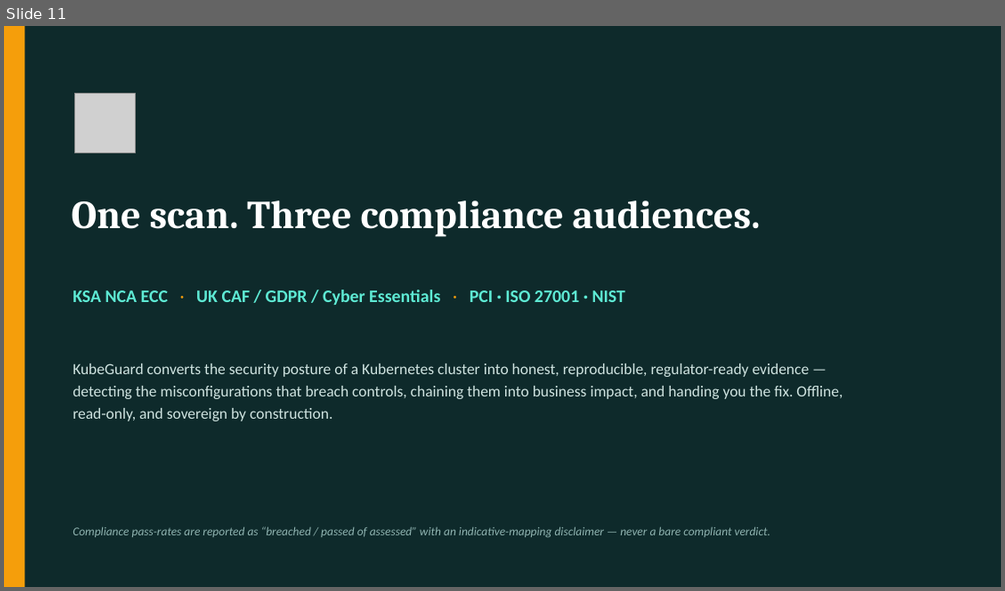
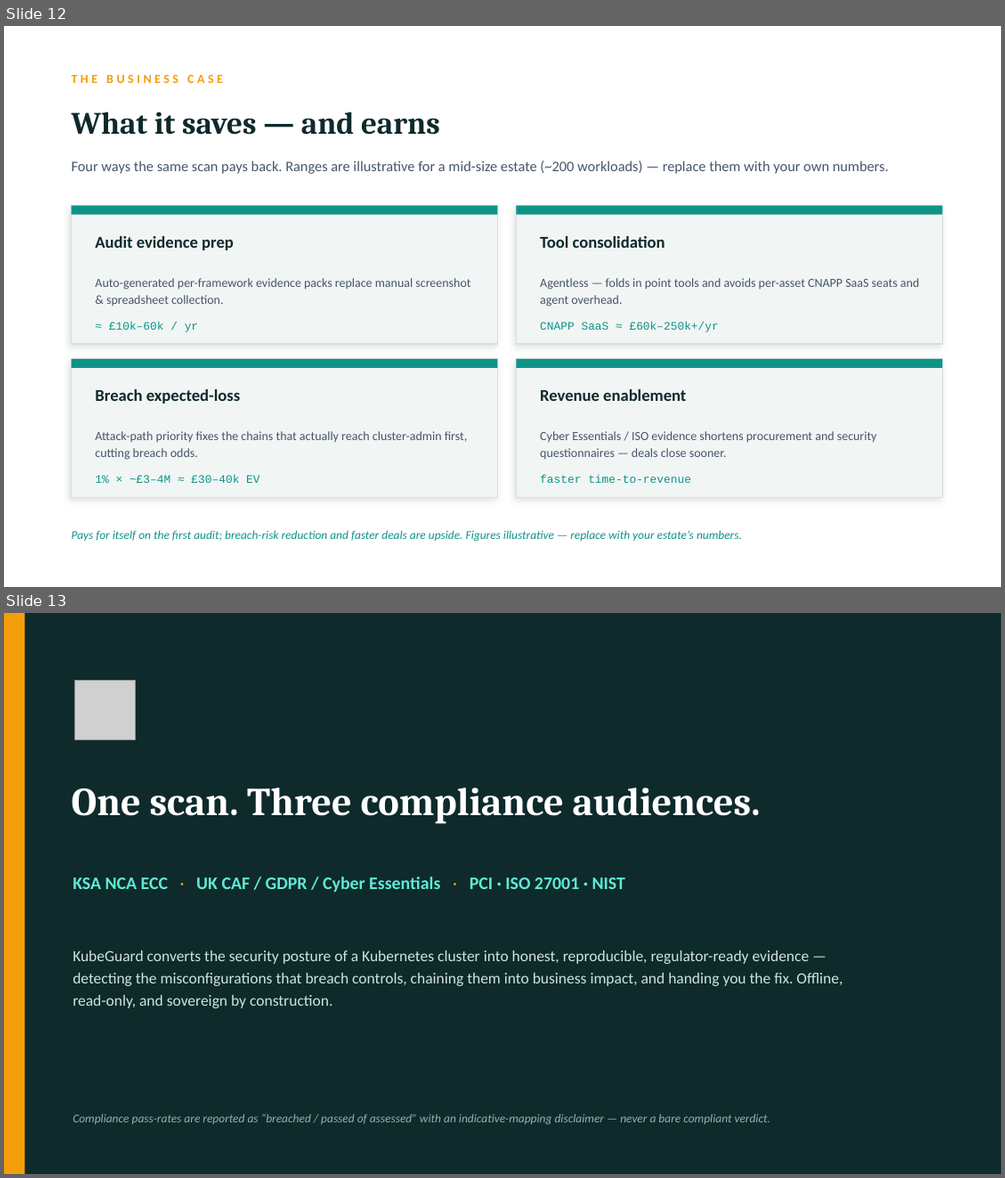
Before and after one commit to writetozealdefense-svg/kubeguard, a slide deck: KubeGuard_Compliance.pptx. Shown one above the other, each under a label of ours: slide 11 before the commit, slides 12 and 13 after it. The pictures are 1005x591 and 1005x1178 pixels, drawn with LibreOffice and Linux fonts; fonts in the diff are those of the drawing; grey boxes stand for pictures. Boxes give left, top, right and bottom in pixels: in the first picture for what was removed or moved away, otherwise in the second. Text is boxed around its words. In the diff, an @@ line names an element or a change of style, - is before the commit and + after.

```diff
--- a/KubeGuard_Compliance.pptx
+++ b/KubeGuard_Compliance.pptx
@@ slide 12 added at <box>4,26,1001,587</box>, background #FFFFFF @@
@@ text added at <box>72,75,223,83</box>, 12 pt, text #F59E0B, bold @@
+THE BUSINESS CASE
@@ text added at <box>72,111,440,135</box>, 30 pt, text #0E2A2B, bold @@
+What it saves — and earns
@@ text added at <box>72,160,889,174</box>, 14 pt, text #475569 @@
+Four ways the same scan pays back. Ranges are illustrative for a mid-size estate (~200 workloads) — replace them with your own numbers.
@@ rectangle added at <box>72,206,498,344</box>, fill #F1F5F4, outline #D7E0DE 1 pt @@
@@ rectangle added at <box>72,206,498,215</box>, fill #0D9488 @@
@@ rectangle added at <box>517,206,942,344</box>, fill #F1F5F4, outline #D7E0DE 1 pt @@
@@ rectangle added at <box>517,206,942,215</box>, fill #0D9488 @@
@@ text added at <box>95,236,234,250</box>, 16 pt, text #0E2A2B, bold @@
+Audit evidence prep
@@ text added at <box>540,236,665,248</box>, 16 pt, text #0E2A2B, bold @@
+Tool consolidation
@@ text added at <box>95,278,470,305</box>, 12 pt, text #475569 @@
+Auto-generated per-framework evidence packs replace manual screenshot & spreadsheet collection.
@@ text added at <box>540,278,919,306</box>, 12 pt, text #475569 @@
+Agentless — folds in point tools and avoids per-asset CNAPP SaaS seats and agent overhead.
@@ text added at <box>109,321,198,332</box>, 11 pt, text #0D9488 @@
+≈ £10k–60k / yr
@@ text added at <box>540,321,719,332</box>, 11 pt, text #0D9488 @@
+CNAPP SaaS ≈ £60k–250k+/yr
@@ rectangle added at <box>72,359,498,497</box>, fill #F1F5F4, outline #D7E0DE 1 pt @@
@@ rectangle added at <box>72,359,498,368</box>, fill #0D9488 @@
@@ rectangle added at <box>517,359,942,497</box>, fill #F1F5F4, outline #D7E0DE 1 pt @@
@@ rectangle added at <box>517,359,942,368</box>, fill #0D9488 @@
@@ text added at <box>95,389,240,403</box>, 16 pt, text #0E2A2B, bold @@
+Breach expected-loss
@@ text added at <box>540,389,686,401</box>, 16 pt, text #0E2A2B, bold @@
+Revenue enablement
@@ text added at <box>95,431,468,459</box>, 12 pt, text #475569 @@
+Attack-path priority fixes the chains that actually reach cluster-admin first, cutting breach odds.
@@ text added at <box>540,431,877,459</box>, 12 pt, text #475569 @@
+Cyber Essentials / ISO evidence shortens procurement and security questionnaires — deals close sooner.
@@ text added at <box>95,475,259,483</box>, 11 pt, text #0D9488 @@
+1% × ~£3–4M ≈ £30–40k EV
@@ text added at <box>540,475,691,483</box>, 11 pt, text #0D9488 @@
+faster time-to-revenue
@@ text added at <box>72,530,742,541</box>, 11.5 pt, text #0D9488, italic @@
+Pays for itself on the first audit; breach-risk reduction and faster deals are upside. Figures illustrative — replace with your estate’s numbers.
@@ what was slide 11 is now slide 13 @@
```
Also in this commit, not shown: 4 slides changed, 1 other slide added.
